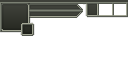
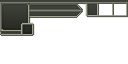
Layer changes from the first (128, 64) image to the second:
painted on "status_pane.png" over [0, 30, 22, 36]
